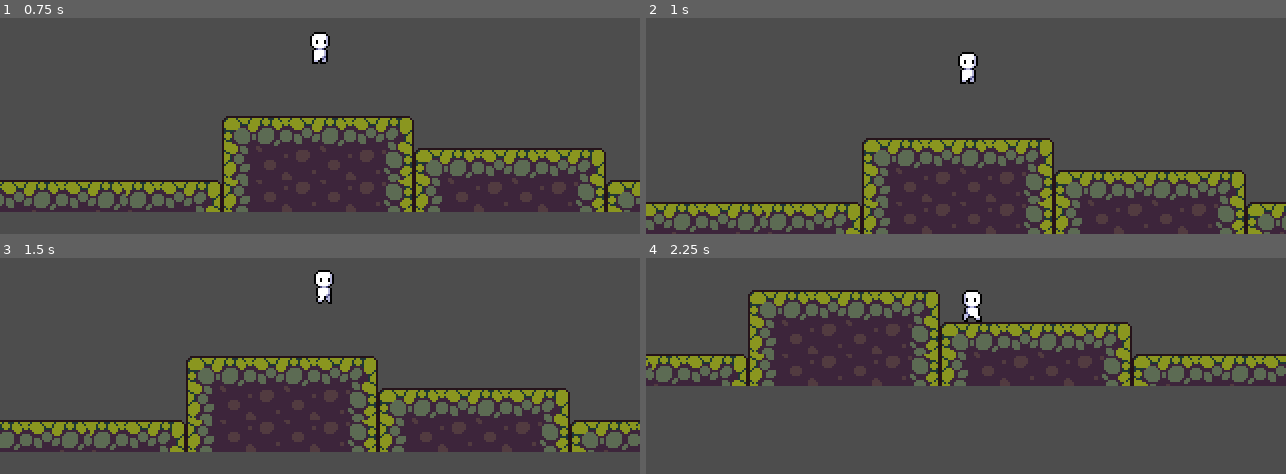
Above: before the commit, frames 1-4 (two rows, left to right).
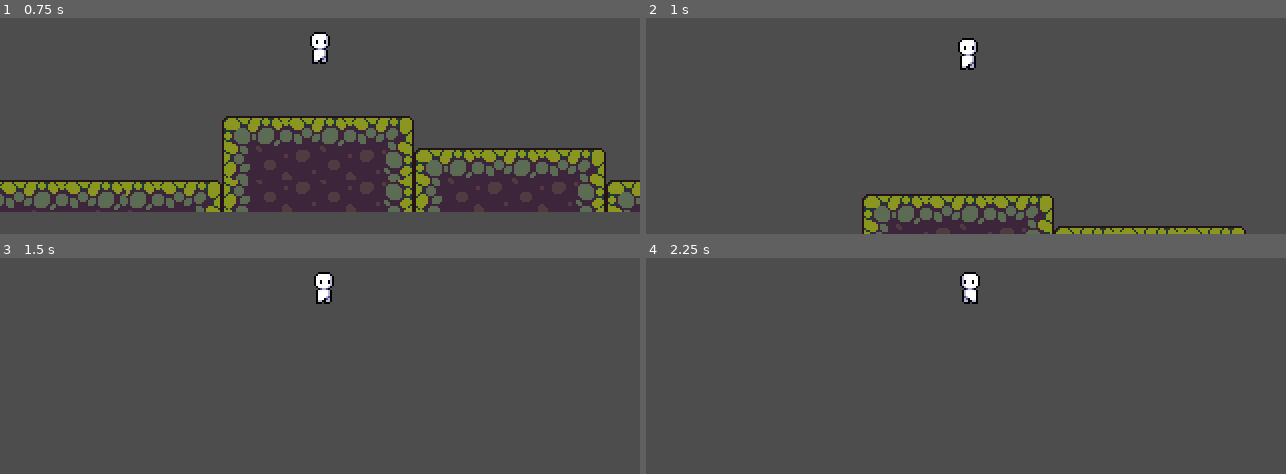
Above: after the commit, the same moments.

Repository: Loltaku/jump
Game: Godot game, scene res://scene/game.tscn
Two runs of this game, one before a commit and one after it. Both use one fixed random seed, a clock stepped at 60 frames per second and the inputs below.
Inputs:
- Up to frame 1 (0.75 s): tap Enter at 0.5 s; hold Right (move_right) from 0.53 s (still down); tap C (jump) at 0.6 s
- Up to frame 2 (1 s): keep holding Right (move_right); tap C (jump) at 0.77 s
- Up to frame 3 (1.5 s): keep holding Right (move_right); tap C (jump) at 1.07, 1.35 s
- Up to frame 4 (2.25 s): tap C (jump) at 1.52, 1.82, 2.1 s; release Right (move_right) at 2.03 s; hold Left (move_left) from 2.03 s (still down)

Frame 1 is identical in both runs. In frame 2, 25% of the frame differs, in the area x 0-100%, y 9-100%; in frame 3, 27%; in frame 4, 27%, in the area x 0-100%, y 6-60%.

Commit message:
初代土狼！问世yeah~

Diff:
--- a/scene/player.tscn
+++ b/scene/player.tscn
@@ -115,3 +115,9 @@
 position = Vector2(0, 4)
 shape = SubResource("CapsuleShape2D_hjaqi")
 debug_color = Color(0.913725, 0.6, 0.701961, 0.419608)
+
+[node name="CoyoteTimer" type="Timer" parent="."]
+wait_time = 0.1
+one_shot = true
+
+[connection signal="timeout" from="CoyoteTimer" to="." method="_on_coyote_timer_timeout"]
--- a/script/player.gd
+++ b/script/player.gd
@@ -1,13 +1,14 @@
 extends CharacterBody2D
 
 @onready var animated_sprite: AnimatedSprite2D = $AnimatedSprite2D
+@onready var coyote_timer = $CoyoteTimer                                         # 获取计时器
 
 #region 常量配置
-const MAX_SPEED := 100.0        # 水平移动最大速度
-const ACCELERATION := 70.0    # 加速度（像素/秒²）
-const DECELERATION := 150.0   # 减速度（像素/秒²）
-const JUMP_VELOCITY := -250.0  # 跳跃初速度
-const AIR_CONTROL := 0.5       # 空中移动控制系数
+const MAX_SPEED := 100.0                                                         # 水平移动最大速度
+const ACCELERATION := 70.0                                                       # 加速度（像素/秒²）
+const DECELERATION := 150.0                                                      # 减速度（像素/秒²）
+const JUMP_VELOCITY := -250.0                                                    # 跳跃初速度
+const AIR_CONTROL := 0.5                                                         # 空中移动控制系数
 #endregion
 
 # 从项目设置获取重力值（重要修正！）
@@ -18,15 +19,27 @@
 	if not is_on_floor():
 		velocity.y += gravity * delta
 	#endregion
+	print("计时器状态：", "运行中" if not coyote_timer.is_stopped() else "停止")
+
+	#region 土狼时间
+	if is_on_floor():
+		coyote_timer.stop()                                                      # 如果在地面，停止计时
+	else:
+		if coyote_timer.is_stopped():                                            # 只在第一次离开时启动
+			coyote_timer.start()
+	#endregion
 
 	#region 跳跃输入
-	if Input.is_action_just_pressed("jump") and is_on_floor():
+	if Input.is_action_just_pressed("jump") and (
+		is_on_floor() or
+		 not coyote_timer.is_stopped()):
 		velocity.y = JUMP_VELOCITY
-		animated_sprite.play("jump")  # 立即播放跳跃动画
+		coyote_timer.stop()                                                      # 跳跃后立即停止
+		animated_sprite.play("jump")                                             # 立即播放跳跃动画
 	#endregion
 
 	#region 移动处理
-	var direction := Input.get_axis("move_left", "move_right")  # 使用自定义输入
+	var direction := Input.get_axis("move_left", "move_right")                   # 使用自定义输入
 
 	# 地面移动
 	if is_on_floor():
@@ -92,3 +105,7 @@
 	else:
 		animated_sprite.play("fall")
 #endregion
+
+
+func _on_coyote_timer_timeout() -> void:
+	pass # Replace with function body.
